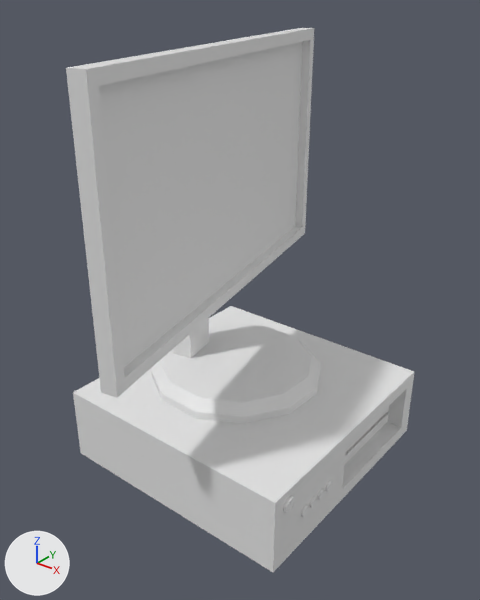
The FBX model Assets/Enviro Static Meshes/Meshes/SM_Computer.fbx as it was, and as the next commit left it.
Camera for both pictures: a 50 mm lens placed at (0.392, -0.504, 0.496), pointed at (0.0, -0.015, 0.192). Every picture has the same lights, and +X, +Y and +Z are marked at lower left. Where no turn or scale is listed for an object, it has been applied to the vertices.

In view in the first picture: 'SM_Computer'.
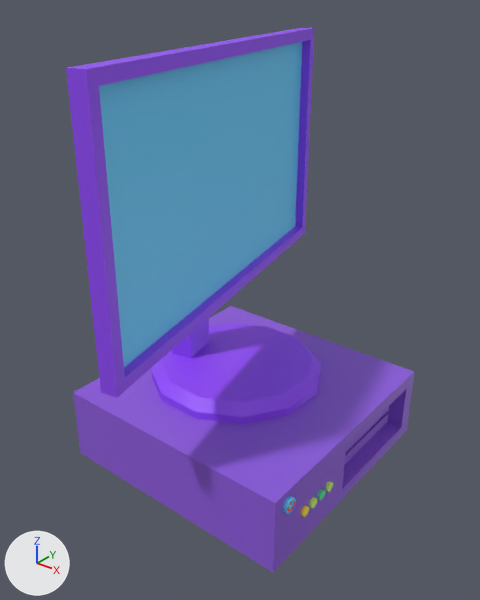
Pixel boxes (x1, y1, x2, y2) of what changed, in the pictures (480 x 600 px):
```json
{"object": "SM_Computer", "change": "surface changed", "before": [66, 28, 414, 572], "after": [66, 28, 414, 572]}
```

Edits to the scene script, one JSON object a line:
```json
{"op": "add", "block": "img_prop_texture_set01_png", "code": ["img_prop_texture_set01_png = load_image('Prop_Texture_Set01.png', '../../Materials/Prop_Texture_Set01.png', 64, 64, 'sRGB')"]}
{"op": "remove", "block": "mat_mr_props", "code": "mat_mr_props.base_color = (0.8, 0.8, 0.8)  # white #e7e7e7"}
{"op": "add", "block": "mat_mr_props", "code": "mat_mr_props.texture = img_prop_texture_set01_png"}
{"block": "me_cube_002", "where": "me_cube_002.from_pydata(...)  # 238 vertices, 380 faces; spans x -0.138..0.142, y -0.211..0.218, z 0.0..0.441"}
{"block": "me_cube_002", "where": "# used by ob_sm_computer; location = (0.0, 0.0, 0.0)"}
{"block": "me_cube_002", "change": "me_cube_002 part 1: texture (UV) coordinates of 380 of 380 faces, centred in x -0.138..0.142, y -0.21..0.217, z 0.0..0.441, changed; they spanned u 0.0..1.0, v 0.0..1.0 and now span u 0.12..0.94, v 0.21..0.96"}
```
